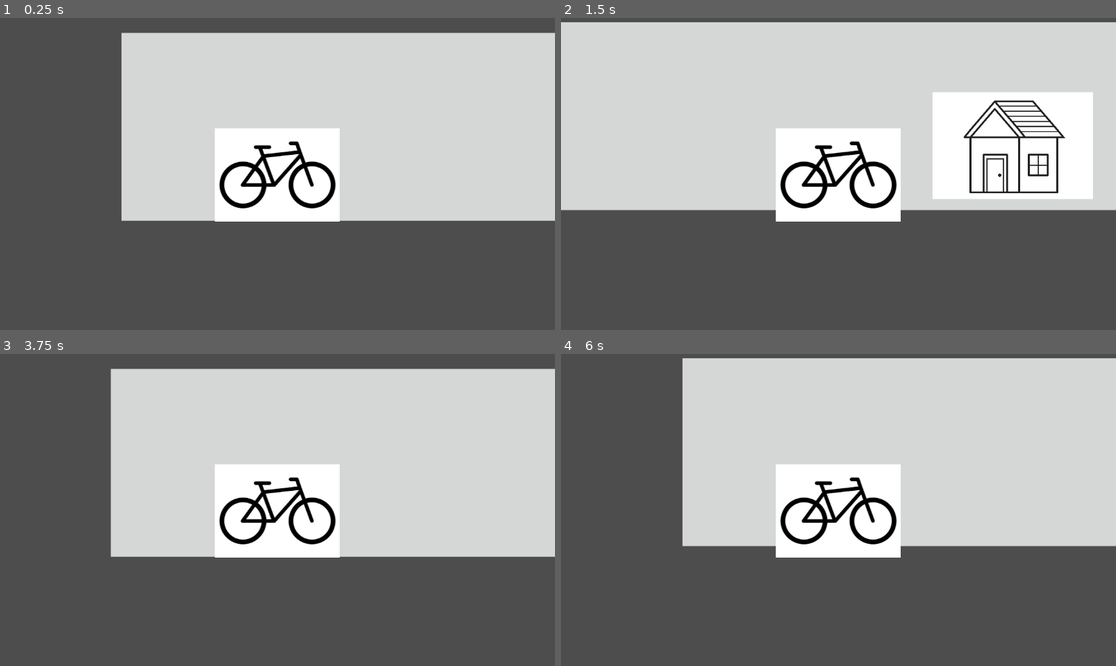
Above: before the commit, frames 1-4 (two rows, left to right).
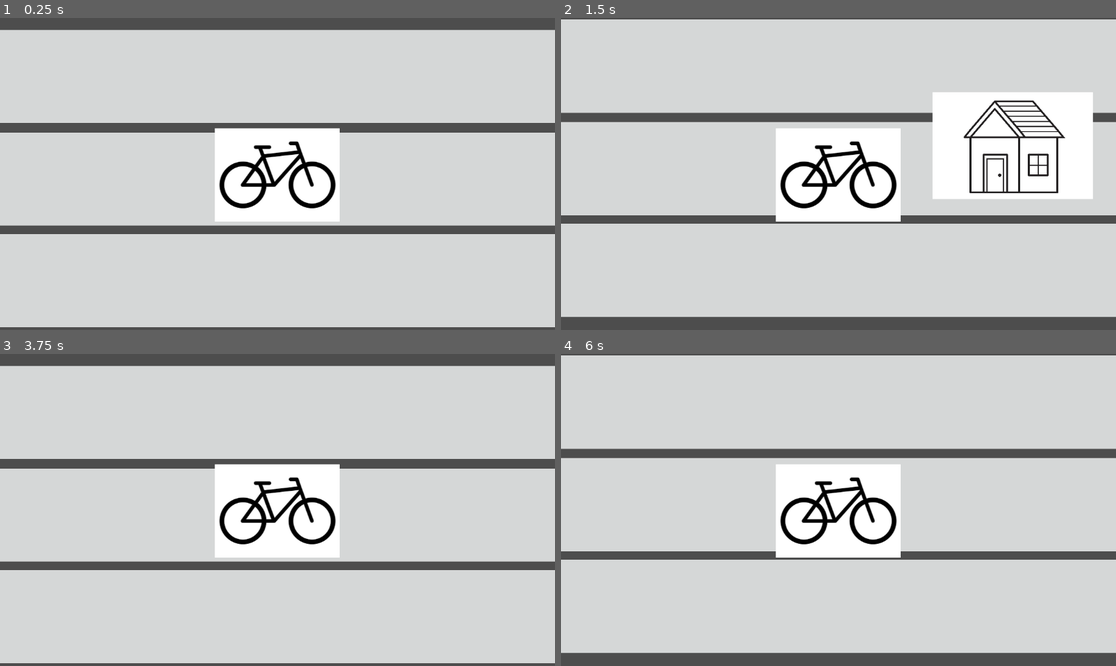
Above: after the commit, the same moments.

Repository: andreaTheCoder/brackeysgamejam
Game: Godot game, scene res://scenes/game.tscn
Two runs of this game, one before a commit and one after it. Both use one fixed random seed, a clock stepped at 60 frames per second and the inputs below.
Inputs:
- Up to frame 1 (0.25 s): no input
- Up to frame 2 (1.5 s): tap Enter at 0.5 s; hold Right (forward) 0.53-1.28 s; hold Shift (deliver) 0.53-1.28 s; hold Down (down) from 1.28 s (still down); tap Shift (deliver) at 1.35 s
- Up to frame 3 (3.75 s): release Down (down) at 2.03 s; hold Right (forward) 2.03-2.75 s; hold Shift (deliver) 2.03-2.75 s; click "Next delivery" at 2.75 s; tap R (reset) at 3.5 s; hold Right (forward) from 3.53 s (still down); tap Shift (deliver) at 3.6 s
- Up to frame 4 (6 s): release Right (forward) at 4.28 s; hold Down (down) 4.28-5 s; hold Shift (deliver) 4.28-5 s; click "Next delivery" at 5 s; tap R (reset) at 5.75 s; hold Down (down) from 5.78 s (still down); tap Shift (deliver) at 5.85 s

The runs differ from the first frame. In frame 1, 47% of the frame differs, in the area x 0-100%, y 3-100%; in frame 2, 35%; in frame 3, 46%; in frame 4, 47%, in the area x 0-100%, y 0-96%.

Commit message:
added.3 lane

Diff:
--- a/scenes/game.tscn
+++ b/scenes/game.tscn
@@ -10,6 +10,7 @@
 [node name="Game" type="Node2D"]
 
 [node name="Bike" parent="." instance=ExtResource("1_uwrxv")]
+unique_name_in_owner = true
 z_index = 3
 position = Vector2(0, 2)
 
@@ -18,10 +19,6 @@
 
 [node name="Game Manager" type="Node" parent="."]
 script = ExtResource("2_yqjtg")
-
-[node name="Lane" parent="." instance=ExtResource("3_lnu2h")]
-position = Vector2(192, 11)
-scale = Vector2(0.5, 0.503103)
 
 [node name="World Boundaries" type="Node" parent="."]
 
@@ -44,3 +41,18 @@
 
 [node name="target_house" parent="." instance=ExtResource("4_lbhrr")]
 position = Vector2(777, -37)
+
+[node name="Lanes" type="Node" parent="."]
+
+[node name="Lane" parent="Lanes" instance=ExtResource("3_lnu2h")]
+position = Vector2(-716, -148)
+scale = Vector2(0.249, 0.25)
+spawn_direction = -1
+
+[node name="Lane2" parent="Lanes" instance=ExtResource("3_lnu2h")]
+position = Vector2(-721, 65)
+scale = Vector2(0.249, 0.25)
+
+[node name="Lane3" parent="Lanes" instance=ExtResource("3_lnu2h")]
+position = Vector2(-725, 276)
+scale = Vector2(0.249, 0.25)
--- a/scenes/lane.tscn
+++ b/scenes/lane.tscn
@@ -1,11 +1,12 @@
 [gd_scene load_steps=2 format=3 uid="uid://od0hx2lbegjy"]
 
-[ext_resource type="Script" path="res://scripts/lane.gd" id="1_6c0se"]
+[ext_resource type="Script" uid="uid://dwqnb7taho446" path="res://scripts/lane.gd" id="1_6c0se"]
 
 [node name="Lane" type="Node2D"]
 script = ExtResource("1_6c0se")
 
 [node name="ColorRect" type="ColorRect" parent="."]
+z_index = -2
 offset_left = -1032.0
 offset_top = -604.0
 offset_right = 15635.0
@@ -13,7 +14,7 @@
 color = Color(0.835294, 0.843137, 0.843137, 1)
 
 [node name="Spawner" type="Marker2D" parent="."]
-position = Vector2(-1120, 0)
+position = Vector2(-2035, -135)
 
 [node name="SpawnTimer" type="Timer" parent="."]
 wait_time = 1.08
--- a/scripts/NPCcar.gd
+++ b/scripts/NPCcar.gd
@@ -1,11 +1,13 @@
 extends Area2D
 
 @export var SPEED = 1000
-@onready var bike: CharacterBody2D = $"../../Bike"
+var direction = -1
+#@onready var bike: CharacterBody2D = $"../../Bike"
+@onready var bike: CharacterBody2D = $"../../%Bike"
 
 
 func _process(delta: float) -> void:
-	position.x += -SPEED * delta
+	position.x += -SPEED * delta * direction
 
 func _on_body_entered(body: Node2D) -> void:
 	print("this car was stunned")
--- a/scripts/lane.gd
+++ b/scripts/lane.gd
@@ -1,5 +1,6 @@
 extends Node2D
 
+@export var spawn_direction = 1
 @onready var spawn_timer: Timer = $SpawnTimer
 @onready var spawner: Marker2D = $Spawner
 @onready var parent_lane = get_node("../Lane")
@@ -22,6 +23,7 @@
 	var my_car = car_template.instantiate()
 	my_car.position = spawner.position
 	parent_lane.add_child(my_car)
+	my_car.direction = spawn_direction
 
 # Spawns new car and restarts timer at random interval
 func _on_spawn_timer_timeout() -> void:
